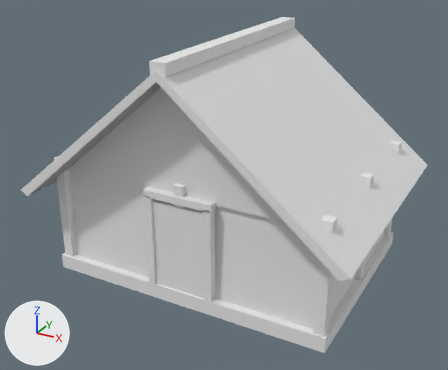
Renders of the OBJ model UnityProject/Assets/Art/Buildings/Hut.obj from each side of a commit.
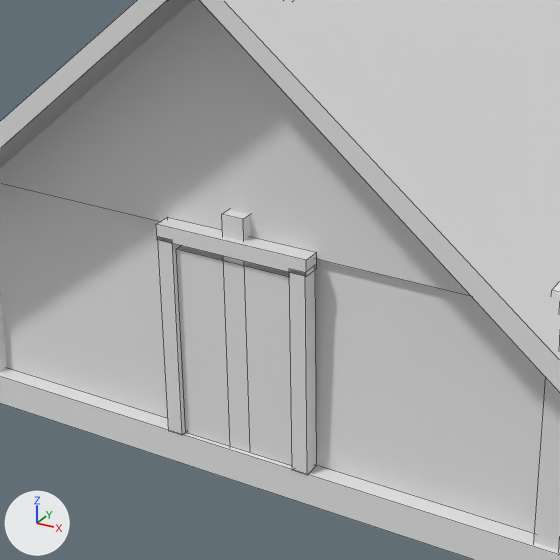
Old and new are each drawn whole from a 50 mm lens placed at (5.51, -10.42, 6.83), pointed at (-0.06, -0.31, 1.78) and again close up on the part from 16% to 72% of the width and 24% to 92% of the height. The axes (+X, +Y, +Z) are drawn at lower left. The lights are the same throughout. The older version's two pictures come first. The close-ups show mesh edges as thin lines. Where no turn or scale is listed for an object, it has been applied to the vertices. Vertices at exactly the same position are counted once.

In view in the first close-up: 'Hut'.
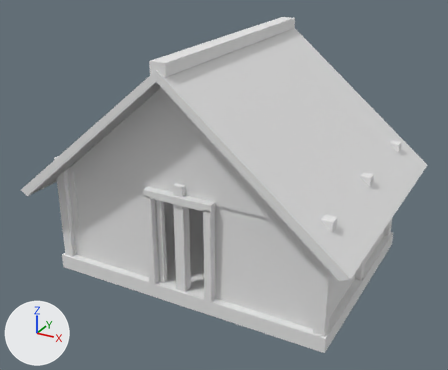
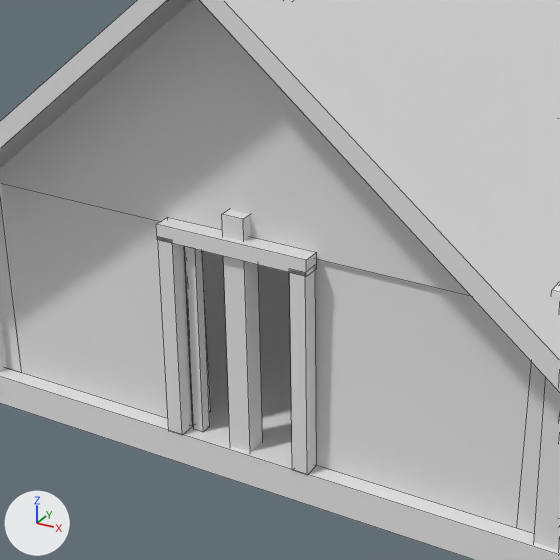
Where the change shows, as pixel boxes [x1, y1, x2, y2] in the close-ups (560 x 560 px):
part 1 of me_hut, added: after [185, 247, 210, 432]
part 2 of me_hut, deleted: before [176, 246, 292, 466]
part 3 of me_hut, built on: [0, 184, 545, 534] in both

What the commit changed:
me_hut is used by ob_hut; location (0.0, 0.0, 0.0).
me_hut had 182 vertices, 132 faces and spanned x -3.39..3.35, y -2.6..2.6, z -0.01..4.72.
me_hut now has 226 vertices, 174 faces and spans x -3.39..3.35, y -2.6..2.6, z -0.01..4.72.
me_hut part 1: a new loose piece, a box spanning x -0.52..-0.42, y -2.03..-1.93, z 0.3..2.05, in mat_roof (white #e7e7e7).
me_hut part 2: the loose piece of 8 vertices spanning x -0.55..0.55, y -2.11..-1.99, z 0.3..2.05 is deleted.
Part 3, on me_hut:
4 vertices are removed from x -2.67..2.67, y -1.94..1.94, z 2.2.
6 faces are deleted.
24 vertices are added at x -2.75..2.75, y -2.0..2.0, z 0.3..2.2.
6 new vertices lie (0.0, 0.28, 0.0) away from vertices in x -2.75..2.75, y -2.0, z 0.3..2.15.
6 new vertices lie (0.0, -0.04, 1.9) away from vertices in x -2.75..2.75, y -1.72..2.0, z 0.3.
6 new vertices lie (0.0, -0.2, 0.0) away from vertices in x -2.75..2.75, y -1.76..1.96, z 2.2.
6 new vertices lie (0.2, 0.0, 0.0) away from vertices in x -2.71..2.51, y -2.0..2.0, z 2.2.
48 new faces join them, mat_walls (white #e7e7e7).
Other edits to the shape of me_hut do not show in these pictures.
